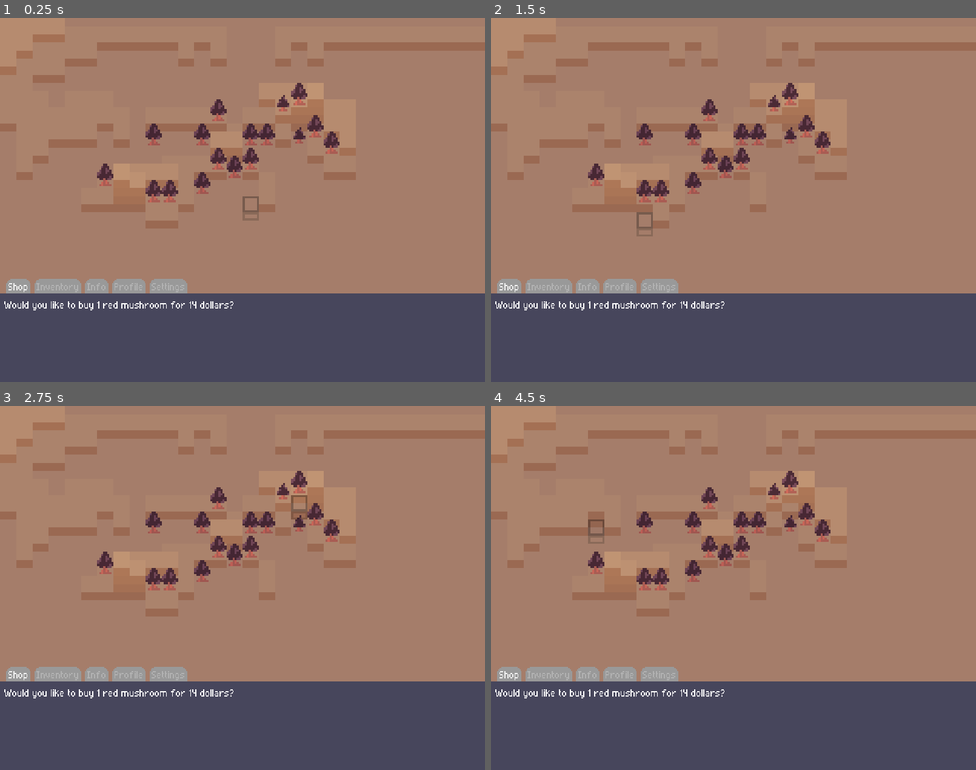
Above: before the commit, frames 1-4 (two rows, left to right).
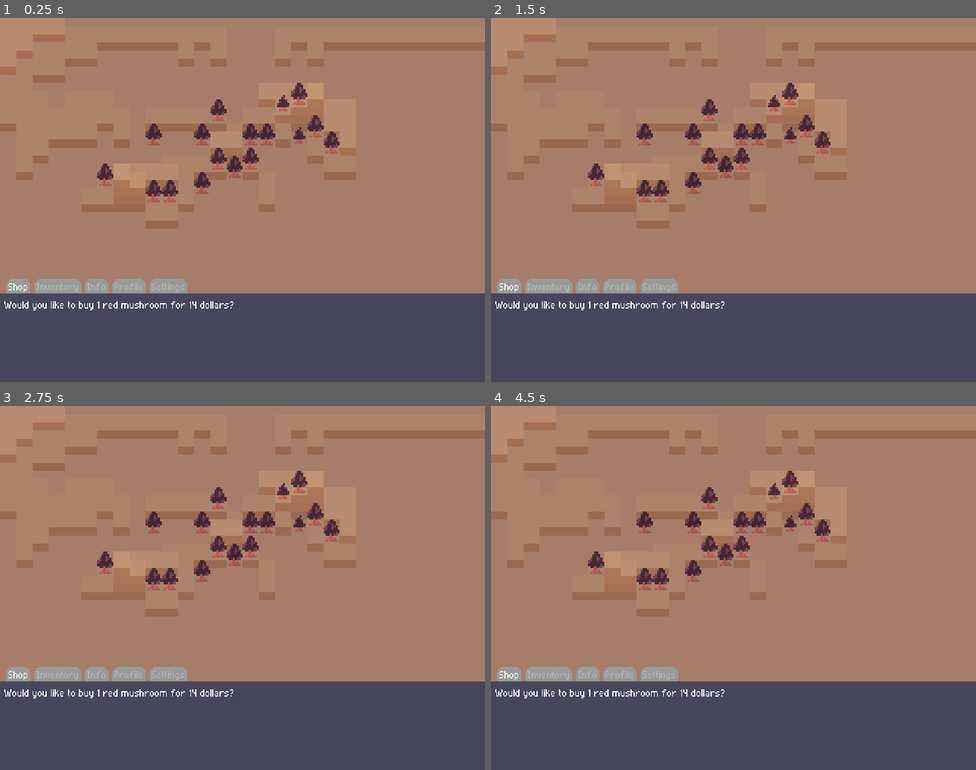
Above: after the commit, the same moments.

Repository: UHSGDC/Mushroom-Market
Game: Godot game, scene res://Main.tscn
The game is run twice, just before and just after one commit, with the same random seed, the same clock (stepped at 60 frames per second) and the same inputs.
Inputs (mouse positions are in pixels of both pictures, inside the frame that each line leads up to):
- Up to frame 1 (0.25 s): no input
- Up to frame 2 (1.5 s): tap Enter at 0.5 s; move the mouse to (840, 181) at 0.52 s; click (840, 181) at 0.6 s; right-click (840, 181) at 0.8 s; tap Space at 1.25 s; move the mouse to (636, 218) at 1.27 s; right-click (636, 218) at 1.35 s
- Up to frame 3 (2.75 s): click (145, 606) at 1.55 s; tap Enter at 2 s; move the mouse to (291, 507) at 2.02 s; click (291, 507) at 2.1 s; right-click (291, 507) at 2.3 s
- Up to frame 4 (4.5 s): tap Space at 2.75, 4.25 s; move the mouse to (709, 660) at 2.77 s; right-click (709, 660) at 2.85 s; click (709, 660) at 3.05 s; tap Enter at 3.5 s; move the mouse to (879, 642) at 3.52 s; click (879, 642) at 3.6 s; right-click (879, 642) at 3.8 s; move the mouse to (588, 533) at 4.27 s; right-click (588, 533) at 4.35 s

The runs differ from the first frame. In frame 1, 0.1% of the frame differs, in the area x 50-54%, y 49-56%; in frame 2, 0.2%, in the area x 30-34%, y 51-60%; in frame 3, 0.1%; in frame 4, 0.2%.
Error before the commit: Parse Error: Could not find type "Mode" under base "TileManager". (res://scripts/item_data.gd:6)

Commit message:
Tile manager script updates
Started implementing tile map modes for placing different tiles, removing, selecting, or nothing at all.

Diff:
--- a/Mushroom Market/project.godot
+++ b/Mushroom Market/project.godot
@@ -35,14 +35,9 @@
 
 [input]
 
-place={
+change_tile={
 "deadzone": 0.5,
 "events": [Object(InputEventMouseButton,"resource_local_to_scene":false,"resource_name":"","device":-1,"window_id":0,"a …(257 unchanged characters)…
-]
-}
-remove={
-"deadzone": 0.5,
-"events": [Object(InputEventMouseButton,"resource_local_to_scene":false,"resource_name":"","device":-1,"window_id":0,"alt_pressed":false,"shift_pressed":false,"ctrl_pressed":false,"meta_pressed":false,"button_mask":2,"position":Vector2(310, 21),"global_position":Vector2(314, 64),"factor":1.0,"button_index":2,"canceled":false,"pressed":true,"double_click":false,"script":null)
 ]
 }
 
--- a/Mushroom Market/scripts/tile_manager.gd
+++ b/Mushroom Market/scripts/tile_manager.gd
@@ -1,44 +1,68 @@
-extends Node2D
-class_name TileManager
+class_name TileManager extends Node2D
+
+enum Mode {
+	MUSHROOM,
+	DIRT,
+	SOIL,
+	PATH,
+	MUSHROOM_MODIFIER,
+	OTHER_TILE,
+	REMOVE,
+	SELECT,
+	NONE
+}
 
 @export var layers: Array[TileMap]
 
 var tile: ItemData = null
+
 var _layer_index: int
 var _current_tile: Vector2i
+var _is_tile_valid: bool = false
 
-@onready var _layers_reversed: Array[TileMap] = layers.duplicate()
+var mode: Mode = Mode.SELECT
+
 @onready var _tile_size: int = layers[0].tile_set.tile_size.x
 
 
+
 func _ready() -> void:
-	_layers_reversed.reverse()
+	print(layers.size())
 	Global.item_selected.connect(_on_item_selected)
 
 
 func _process(delta: float) -> void:
-	_layer_index = _check_for_tiles(_layers_reversed.duplicate(), _tile_size)
-	if Input.is_action_just_pressed("place"):
-		place_tile_at_mouse(_layer_index, layers.duplicate())
-	elif Input.is_action_just_pressed("remove"):
-		delete_tile_at_mouse(_layer_index, layers.duplicate())
+	_layer_index = _check_for_tiles(layers.duplicate(), _tile_size)
+	if Input.is_action_just_pressed("change_tile"):
+		edit_tile_at_mouse(_layer_index, layers.duplicate())
 
 
 func _on_item_selected(item: Items.ID) -> void:
 	tile = Items.get_item_data(item)
-	$Preview.texture = tile.place_texture if tile != null else null
+	if !tile:
+		mode = Mode.SELECT
+		return
+	$Preview.texture = tile.place_texture
+	if tile.use_tags.has(Items.Use.TILEMAP):
+		mode = tile.place_mode
+	else:
+		mode = Mode.NONE
 
 
-func place_tile_at_mouse(layer_index: int, layer_list: Array[TileMap]) -> void:
-	var layer := layer_list[layer_index]
-	if layer.get_cell_source_id(0, _current_tile) == -1:
-		layer.set_cell(0, _current_tile, 3, Vector2i(0, 0))
-		return
+func edit_tile_at_mouse(layer_index: int, layer_list: Array[TileMap]) -> void:
+	print("this needs to be implemeented again")
 
-	if layer_index + 1 >= layer_list.size():
-		return
-	var layer_above := layer_list[layer_index + 1]
-	layer_above.set_cell(0, _current_tile, 3, Vector2i(0, 0))
+
+#func edit_tile_at_mouse(layer_index: int, layer_list: Array[TileMap]) -> void:
+#	var layer := layer_list[layer_index]
+#	if layer.get_cell_source_id(0, _current_tile) == -1:
+#		layer.set_cell(0, _current_tile, 3, Vector2i(0, 0))
+#		return
+#
+#	if layer_index + 1 >= layer_list.size():
+#		return
+#	var layer_above := layer_list[layer_index + 1]
+#	layer_above.set_cell(0, _current_tile, 3, Vector2i(0, 0))
 
 
 func delete_tile_at_mouse(layer_index: int, layer_list: Array[TileMap]) -> void:
@@ -48,22 +72,75 @@
 
 
 func _check_for_tiles(layer_list: Array[TileMap], tile_size: int) -> int:
-	for i in layer_list.size():
+	for i in range(layer_list.size() - 1, -1, -1):
 		var layer: TileMap = layer_list[i]
+		var tile_pos := layer.local_to_map(layer.get_local_mouse_position())
+		var tile_id := layer.get_cell_source_id(0, tile_pos)
+		var tile_item_id: Items.ID = Items.get_id_from_tile(tile_id)
+		var tile_above_id := layer_list[i + 1].get_cell_source_id(0, tile_pos) if i < layer_list.size() - 1 else -1
+		match mode:
+			Mode.MUSHROOM:
+				if tile_id != -1 and tile_above_id == -1 and Items.is_soil(tile_item_id):
+					_current_tile = tile_pos
+					$Preview.show()
+					i += 1
+					print("open!!!")
+				else:
+					$Preview.hide()
+					continue
 
-		var tile_pos := layer.local_to_map(layer.get_local_mouse_position())
-		var offset_tile_pos := layer.local_to_map(layer.get_local_mouse_position() + Vector2.UP * tile_size / 2)
-		if layer.get_cell_source_id(0, tile_pos) != -1:
-			_current_tile = tile_pos
-		elif layer.get_cell_source_id(0, offset_tile_pos) != -1:
-			_current_tile = offset_tile_pos
-		elif i == layer_list.size() - 1:
-			_current_tile = tile_pos
-		else:
-			continue
+			Mode.OTHER_TILE:
+				if tile_id != -1 and tile_above_id == -1 and Items.is_whole(tile_item_id):
+					_current_tile = tile_pos
+					$Preview.show()
+					i += 1
+					print("open!!!")
+				else:
+					$Preview.hide()
+					continue
+			Mode.DIRT:
+				if tile_id != -1 and tile_above_id == -1:
+					_current_tile = tile_pos
+					$Preview.show()
+					i += 1
+					print("open!!!")
+				else:
+					$Preview.hide()
+					continue
+			Mode.SOIL:
+				pass
+			Mode.PATH:
+				pass
+			Mode.MUSHROOM_MODIFIER:
+				pass
+			Mode.SELECT:
+				pass
+			Mode.REMOVE:
+				pass
+			Mode.NONE:
+				print("mode is none lmao lol rofl xD")
+		var offset := Vector2i.UP * (tile_size / 2 * i)
+		$Preview.global_position = _current_tile * tile_size + offset
+		return i
 
-		var offset := Vector2i.UP * (tile_size / 2 * (layer_list.size() - i - 1))
-		$Preview.global_position = _current_tile * tile_size + offset
-		return layer_list.size() - 1 - i
+	print("invalid")
+	return 0
 
-	return 0
+
+#func _check_for_tiles(layer_list: Array[TileMap], tile_size: int) -> int:
+#	for i in range(layer_list.size() - 1, -1, -1): # need to make match statements z... z.. for each mode z.. z.. z... ...
+#		var layer: TileMap = layer_list[i]
+#
+#		var tile_pos := layer.local_to_map(layer.get_local_mouse_position())
+#		if layer.get_cell_source_id(0, tile_pos) != -1:
+#			_current_tile = tile_pos
+#		elif i == 0:
+#			_current_tile = tile_pos
+#		else:
+#			continue
+#
+#		var offset := Vector2i.UP * (tile_size / 2 * i)
+#		$Preview.global_position = _current_tile * tile_size + offset
+#		return i
+#
+#	return 0
